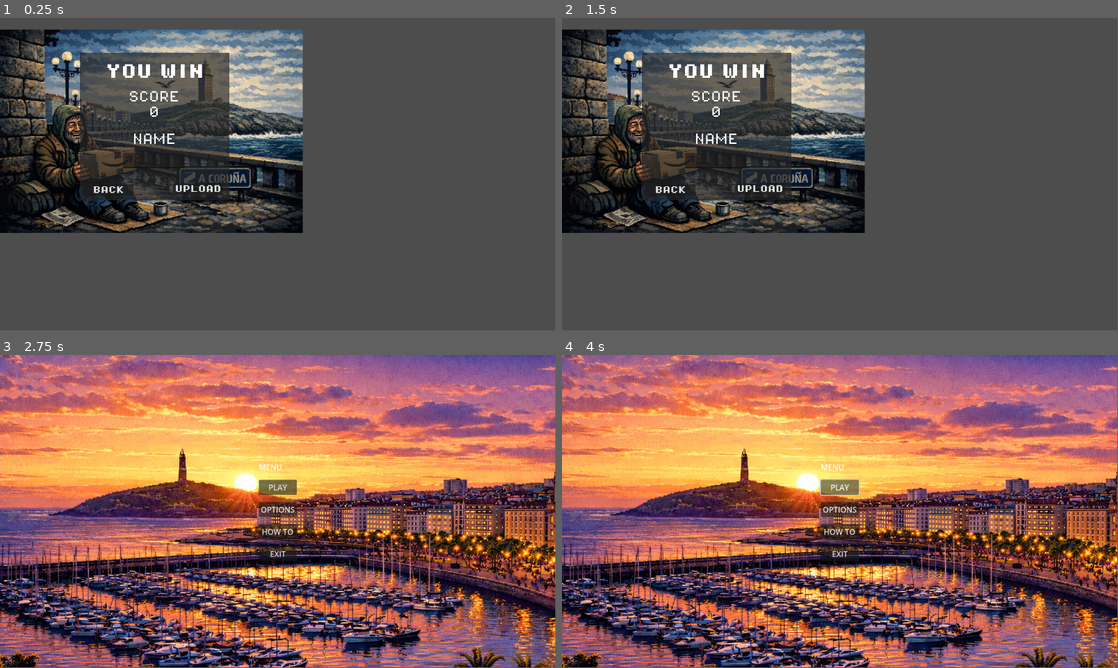
Above: before the commit, frames 1-4 (two rows, left to right).
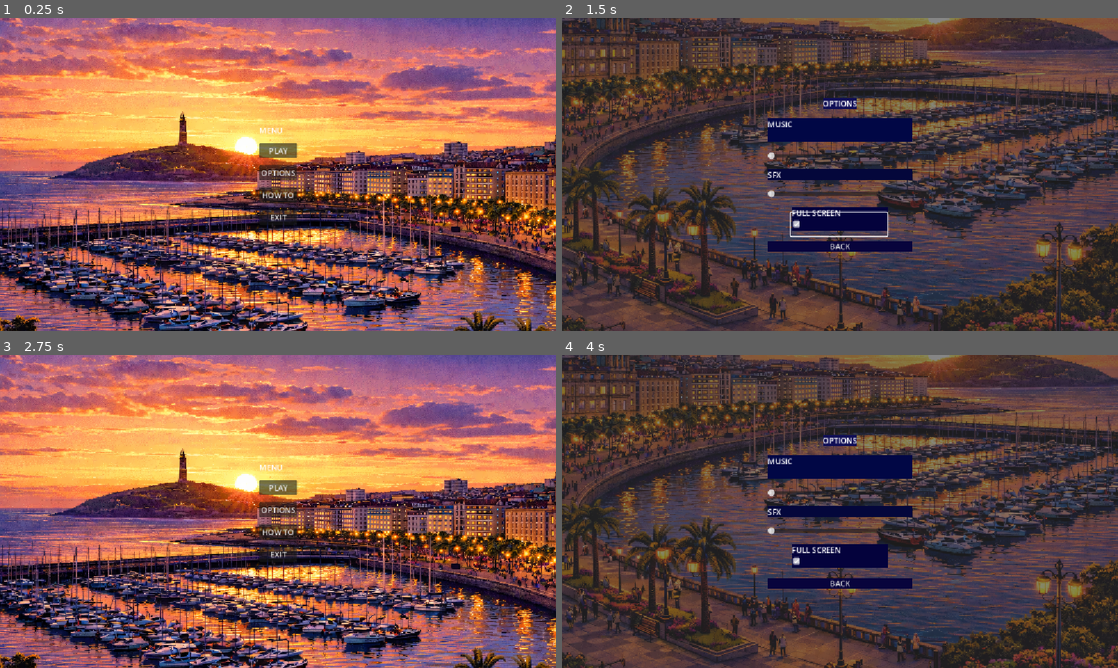
Above: after the commit, the same moments.

Repository: PedroDuarte49/Ferrol-Godot
Game: Godot game, scene res://scenes/main_menu.tscn
Two runs of this game, one before a commit and one after it. Both use one fixed random seed, a clock stepped at 60 frames per second and the inputs below. Before the commit the project starts from res://scenes/Win_Scene.tscn.
Inputs (mouse positions are in pixels of both pictures, inside the frame that each line leads up to):
- Up to frame 1 (0.25 s): no input
- Up to frame 2 (1.5 s): click (840, 171) at 0.5 s, where only the run after the commit has a clickable "OPTIONS"; click (840, 224) at 1.27 s
- Up to frame 3 (2.75 s): click "BACK" at 2 s
- Up to frame 4 (4 s): click "OPTIONS" at 2.75 s; click (840, 486) at 3.5 s, where only the run before the commit has a clickable "PLAY"
In our replay, the window is 799x449 before the commit and 800x450 after it. These sizes can differ from the game's own. Grey fills any space a smaller window leaves; there, only what the larger window draws over its background counts as a difference.

The runs differ from the first frame. In frame 1, 97% of the frame differs, in the area x 0-100%, y 0-100%; in frame 2, 80%; in frame 3, 24%; in frame 4, 96%.

Commit message:
ajustes en menuprincipal y menu opciones, botones funcionan

Diff:
--- a/ferrol-el-juego/project.godot
+++ b/ferrol-el-juego/project.godot
@@ -11,13 +11,17 @@
 [application]
 
 config/name="Ferrol El Juego"
-run/main_scene="uid://4ikrrbkn43po"
+run/main_scene="uid://blx7yjpqpj8bi"
 config/features=PackedStringArray("4.5", "Forward Plus")
 config/icon="res://icon.svg"
 
 [autoload]
 
 GameManager="*res://scripts/game_manager.gd"
+
+[display]
+
+window/stretch/mode="canvas_items"
 
 [global_group]
 
--- a/ferrol-el-juego/scenes/opciones.tscn
+++ b/ferrol-el-juego/scenes/opciones.tscn
@@ -1,7 +1,7 @@
 [gd_scene load_steps=9 format=3 uid="uid://cxohegqjpkutm"]
 
 [ext_resource type="Texture2D" uid="uid://b1a42xhugma0y" path="res://assets/imagen menu.png" id="1_0bc36"]
-[ext_resource type="Script" uid="uid://dj04yrvk7xlbc" path="res://opciones.gd" id="1_wvblx"]
+[ext_resource type="Script" uid="uid://dj04yrvk7xlbc" path="res://scripts/opciones.gd" id="1_wvblx"]
 
 [sub_resource type="Theme" id="Theme_wvblx"]
 
@@ -36,6 +36,8 @@
 script = ExtResource("1_wvblx")
 
 [node name="TextureRect" type="TextureRect" parent="."]
+modulate = Color(0.65034926, 0.65034926, 0.65034926, 0.64705884)
+show_behind_parent = true
 layout_mode = 1
 anchors_preset = 8
 anchor_left = 0.5
@@ -100,7 +102,7 @@
 theme_override_constants/separation = 20
 alignment = 1
 
-[node name="FULL SCREEN" type="Label" parent="VBoxContainer/HBoxContainer"]
+[node name="FULLSCREEN" type="Label" parent="VBoxContainer/HBoxContainer"]
 custom_minimum_size = Vector2(200, 0)
 layout_mode = 2
 size_flags_horizontal = 4
@@ -108,9 +110,15 @@
 text = "FULL SCREEN
 "
 
-[node name="FullScreenButton" type="CheckBox" parent="VBoxContainer/HBoxContainer"]
+[node name="FullScreenButton" type="CheckBox" parent="VBoxContainer/HBoxContainer/FULLSCREEN"]
+modulate = Color(18.892002, 18.892002, 18.892002, 1)
 custom_minimum_size = Vector2(200, 0)
-layout_mode = 2
+layout_mode = 0
+offset_left = -2.0
+offset_top = 10.5
+offset_right = 198.0
+offset_bottom = 59.5
+icon_alignment = 1
 
 [node name="BACK" type="Button" parent="VBoxContainer"]
 layout_mode = 2
@@ -119,5 +127,5 @@
 
 [connection signal="value_changed" from="VBoxContainer/MusicSlider" to="." method="_on_music_slider_value_changed"]
 [connection signal="value_changed" from="VBoxContainer/SfxSlider" to="." method="_on_sfx_slider_value_changed"]
-[connection signal="toggled" from="VBoxContainer/HBoxContainer/FullScreenButton" to="." method="_on_full_screen_button_toggled"]
+[connection signal="toggled" from="VBoxContainer/HBoxContainer/FULLSCREEN/FullScreenButton" to="." method="_on_full_screen_button_toggled"]
 [connection signal="pressed" from="VBoxContainer/BACK" to="." method="_on_back_pressed"]
--- a/ferrol-el-juego/scripts/main_menu.gd
+++ b/ferrol-el-juego/scripts/main_menu.gd
@@ -2,13 +2,12 @@
 
 func _on_play_pressed():
 
-	get_tree().change_scene_to_file("res://how_to.tscn")
+	get_tree().change_scene_to_file("res://scenes/main_level.tscn")
 
 func _on_options_pressed():
-	get_tree().change_scene_to_file("res://opciones.tscn")
+	get_tree().change_scene_to_file("res://scenes/opciones.tscn")
 
 func _on_how_to_pressed():
-
 	get_tree().change_scene_to_file("res://how_to.tscn")
 
 func _on_exit_pressed():
--- a/ferrol-el-juego/scripts/opciones.gd
+++ b/ferrol-el-juego/scripts/opciones.gd
@@ -11,7 +11,7 @@
 	$VBoxContainer/SfxSlider.step = 0.05
 
 	# Detecta si el juego ya inició en pantalla completa para marcar el botón
-	$VBoxContainer/HBoxContainer/FullScreenButton.button_pressed = (DisplayServer.window_get_mode() == DisplayServer.WINDOW_MODE_FULLSCREEN)
+	$VBoxContainer/HBoxContainer/FULLSCREEN/FullScreenButton.button_pressed = (DisplayServer.window_get_mode() == DisplayServer.WINDOW_MODE_FULLSCREEN)
 
 # Control de Volumen Música
 func _on_music_slider_value_changed(value: float) -> void:
@@ -30,4 +30,4 @@
 
 # Botón para volver al menú
 func _on_back_pressed() -> void:
-	get_tree().change_scene_to_file("res://main_menu.tscn")
+	get_tree().change_scene_to_file("res://scenes/main_menu.tscn")
